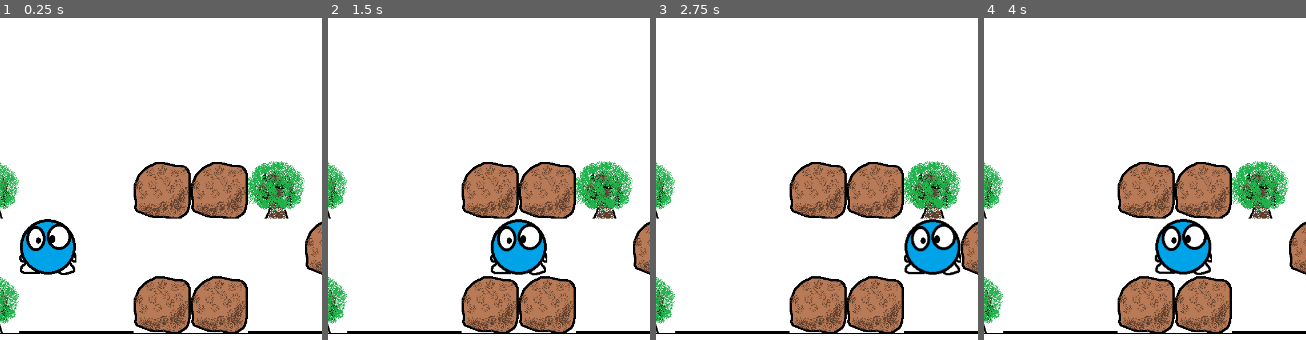
Above: before the commit, frames 1-4 (left to right).
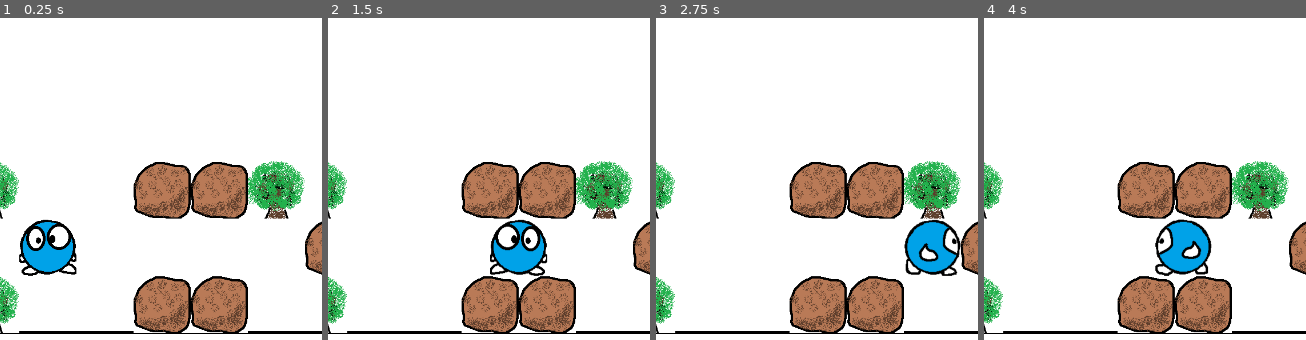
Above: after the commit, the same moments.

Repository: mitch3b/GodotLolo
Game: Godot game, scene res://scenes/world.tscn
The game is run twice, just before and just after one commit, with the same random seed, the same clock (stepped at 60 frames per second) and the same inputs.
Inputs:
- Up to frame 1 (0.25 s): no input
- Up to frame 2 (1.5 s): tap Enter at 0.5 s; hold D (move_right) 0.53-1.28 s; hold S (move_down) from 1.28 s (still down)
- Up to frame 3 (2.75 s): tap Space at 2 s; release S (move_down) at 2.03 s; hold D (move_right) from 2.03 s (still down)
- Up to frame 4 (4 s): release D (move_right) at 2.78 s; hold W (move_up) 2.78-3.53 s; tap Enter at 3.5 s; hold A (move_left) from 3.53 s (still down)
The pictures show only the part of the screen within x 7-57%, y 50-100%; the shares and areas given below are measured in that part.

The runs differ from the first frame. In frame 1, 0.3% of the frame differs, in the area x 5-24%, y 62-81%; in frame 2, 0.9%; in frame 3, 1.4%, in the area x 77-95%, y 62-81%; in frame 4, 1.4%.

Commit message:
add animations for up/down/left/right

Diff:
--- a/scenes/lolo.tscn
+++ b/scenes/lolo.tscn
@@ -1,17 +1,84 @@
-[gd_scene load_steps=4 format=3 uid="uid://cjblubudcwmc4"]
+[gd_scene load_steps=12 format=3 uid="uid://cjblubudcwmc4"]
 
 [ext_resource type="Script" path="res://scripts/lolo.gd" id="1_kks3s"]
-[ext_resource type="Texture2D" uid="uid://djwyjulge0xgi" path="res://art/Lolo.png" id="2_1iqkr"]
+[ext_resource type="Texture2D" uid="uid://dl40riy8o77dv" path="res://art/lolo/Lolo_down_1.png" id="3_q47lf"]
+[ext_resource type="Texture2D" uid="uid://dh5dwrjbd6umy" path="res://art/lolo/Lolo_down_2.png" id="4_p4bmp"]
+[ext_resource type="Texture2D" uid="uid://bmqrhg0d562po" path="res://art/lolo/Lolo_side_1.png" id="5_3erp4"]
+[ext_resource type="Texture2D" uid="uid://01brwsmouwd5" path="res://art/lolo/Lolo_down_4.png" id="5_76qsl"]
+[ext_resource type="Texture2D" uid="uid://cpsg80otnwn7g" path="res://art/lolo/Lolo_up_1.png" id="5_tt4t6"]
+[ext_resource type="Texture2D" uid="uid://dek42fc673dbp" path="res://art/lolo/Lolo_up_2.png" id="6_gghap"]
+[ext_resource type="Texture2D" uid="uid://bh11d7q388adh" path="res://art/lolo/Lolo_side_2.png" id="6_il6xa"]
+[ext_resource type="Texture2D" uid="uid://byhhvblswi5rl" path="res://art/lolo/Lolo_up_4.png" id="7_w3hqa"]
 
 [sub_resource type="RectangleShape2D" id="RectangleShape2D_hroyy"]
 size = Vector2(99.5, 99.5)
+
+[sub_resource type="SpriteFrames" id="SpriteFrames_v24nt"]
+animations = [{
+"frames": [{
+"duration": 1.0,
+"texture": ExtResource("3_q47lf")
+}],
+"loop": true,
+"name": &"default",
+"speed": 5.0
+}, {
+"frames": [{
+"duration": 1.0,
+"texture": ExtResource("4_p4bmp")
+}, {
+"duration": 1.0,
+"texture": ExtResource("3_q47lf")
+}, {
+"duration": 1.0,
+"texture": ExtResource("5_76qsl")
+}, {
+"duration": 1.0,
+"texture": ExtResource("3_q47lf")
+}],
+"loop": true,
+"name": &"down",
+"speed": 5.0
+}, {
+"frames": [{
+"duration": 1.0,
+"texture": ExtResource("5_3erp4")
+}, {
+"duration": 1.0,
+"texture": ExtResource("6_il6xa")
+}],
+"loop": true,
+"name": &"left",
+"speed": 5.0
+}, {
+"frames": [{
+"duration": 1.0,
+"texture": ExtResource("5_tt4t6")
+}, {
+"duration": 1.0,
+"texture": ExtResource("6_gghap")
+}, {
+"duration": 1.0,
+"texture": ExtResource("5_tt4t6")
+}, {
+"duration": 1.0,
+"texture": ExtResource("7_w3hqa")
+}],
+"loop": true,
+"name": &"up",
+"speed": 5.0
+}]
 
 [node name="Lolo" type="CharacterBody2D"]
 position = Vector2(50, -50)
 script = ExtResource("1_kks3s")
 
-[node name="Sprite2D" type="Sprite2D" parent="."]
-texture = ExtResource("2_1iqkr")
-
 [node name="CollisionShape2D" type="CollisionShape2D" parent="."]
 shape = SubResource("RectangleShape2D_hroyy")
+
+[node name="AnimatedSprite2D" type="AnimatedSprite2D" parent="."]
+sprite_frames = SubResource("SpriteFrames_v24nt")
+animation = &"left"
+autoplay = "down"
+frame_progress = 0.0697295
+speed_scale = 2.0
--- a/scripts/lolo.gd
+++ b/scripts/lolo.gd
@@ -30,11 +30,24 @@
 
 	if isMoving:
 		framesMoved = framesMoved + 1
+		if direction.y > 0:
+			$AnimatedSprite2D.animation = "down";
+		elif direction.y < 0:
+			$AnimatedSprite2D.animation = "up";
+		elif direction.x > 0:
+			$AnimatedSprite2D.animation = "left";
+			$AnimatedSprite2D.flip_h = true;
+		elif direction.x < 0:
+			$AnimatedSprite2D.animation = "left";
+			$AnimatedSprite2D.flip_h = false;
+
 		if framesMoved >= FRAMES_PER_MOVEMENT:
 			isMoving = false;
 			framesMoved = 0;
 			direction.x = 0;
 			direction.y = 0;
+	else:
+		$AnimatedSprite2D.animation = "default"
 
 	var collision = move_and_collide(velocity)
 	if collision:
Binary file added: art/heart.png
Not shown, added: art/heart.png.import
Renamed: art/Lolo.png -> art/lolo/Lolo.png
Not shown, added: art/lolo/Lolo.png.import
Binary file added: art/lolo/Lolo_down_1.png
Not shown, added: art/lolo/Lolo_down_1.png.import
Binary file added: art/lolo/Lolo_down_2.png
Not shown, added: art/lolo/Lolo_down_2.png.import
Binary file added: art/lolo/Lolo_down_4.png
Not shown, added: art/lolo/Lolo_down_4.png.import
Binary file added: art/lolo/Lolo_side_1.png
Not shown, added: art/lolo/Lolo_side_1.png.import
(and 8 more such lines)
